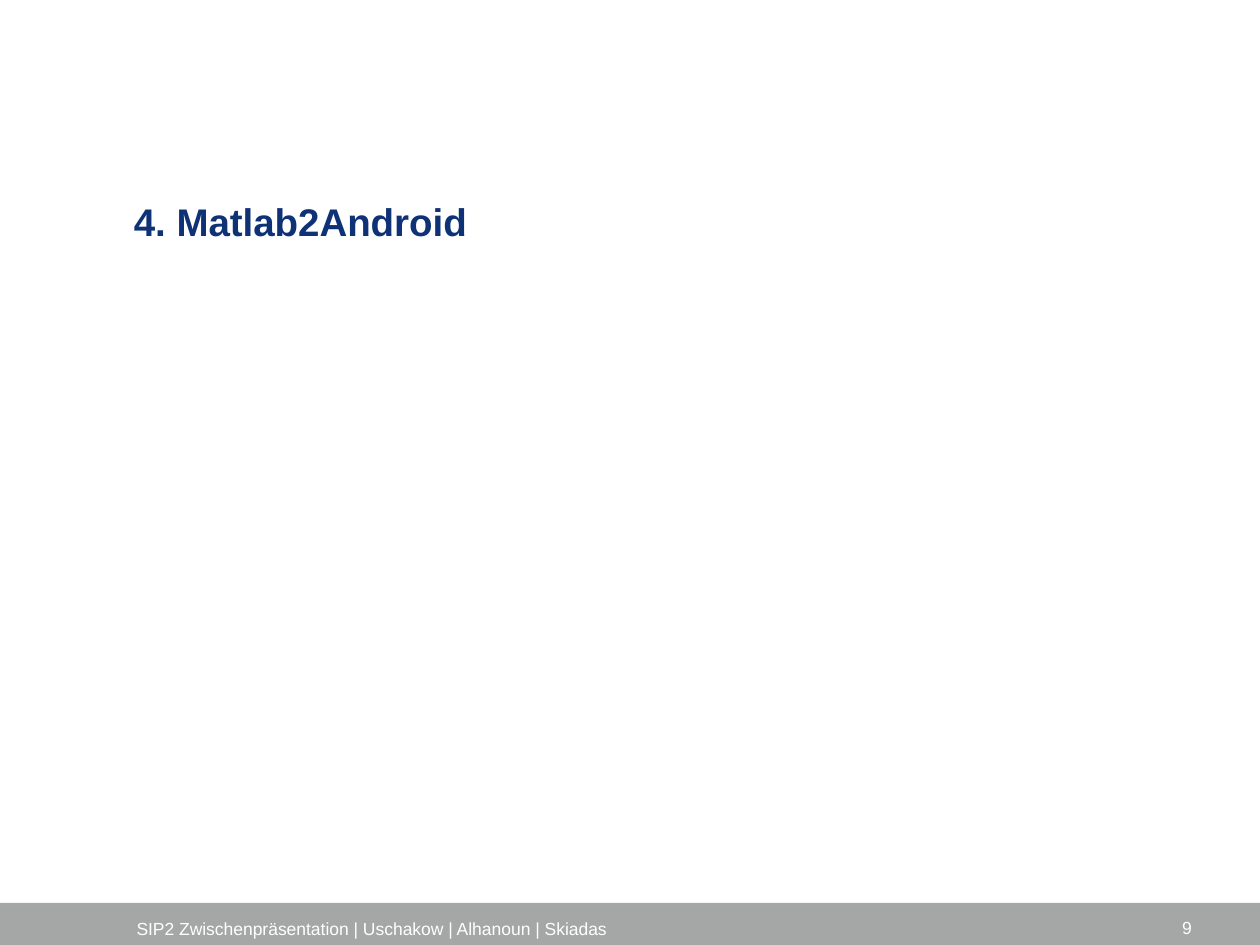
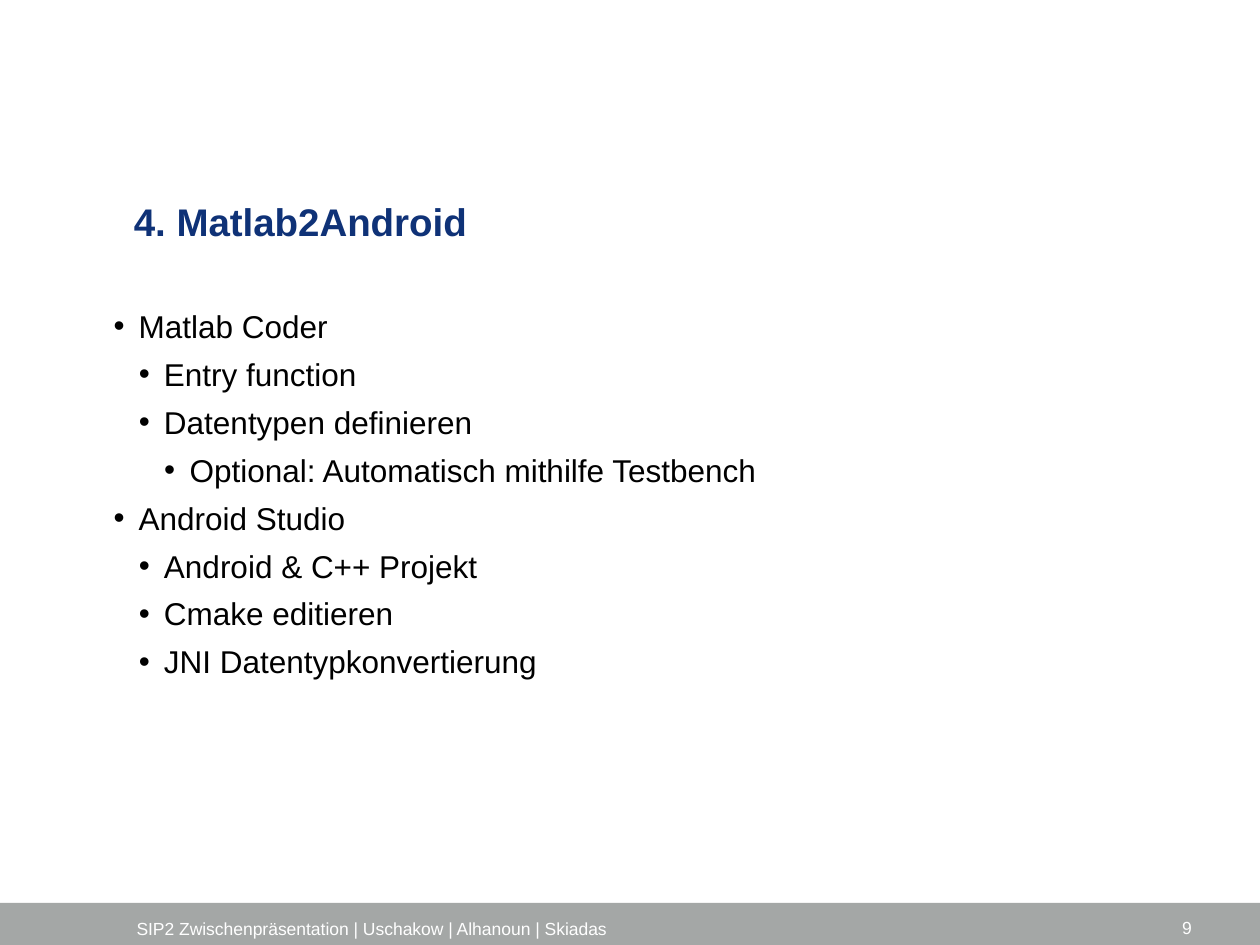
Before and after one commit to Edwardha92/SIP2, a slide deck: slide 9 of docs/final_documentation/Präsi_vonAlexgeändert.pptx. Drawn at 1260x945 pixels with LibreOffice and Linux fonts; fonts in the diff are those of the drawing; background and template pictures are left out. Boxes give left, top, right and bottom in pixels: in the first picture for what was removed or moved away, otherwise in the second. Text is boxed around its words. In the diff, an @@ line names an element or a change of style, - is before the commit and + after.

```diff
--- a/docs/final_documentation/Präsi_vonAlexgeändert.pptx
+++ b/docs/final_documentation/Präsi_vonAlexgeändert.pptx
@@ text added at [139,315,756,679], 18 pt, text #000000 @@
+  • Matlab Coder
+    • Entry function
+    • Datentypen definieren
+      • Optional: Automatisch mithilfe Testbench
+  • Android Studio
+    • Android & C++ Projekt
+    • Cmake editieren
+    • JNI Datentypkonvertierung
```
Also in this commit, not shown: 1 other slide changed.
